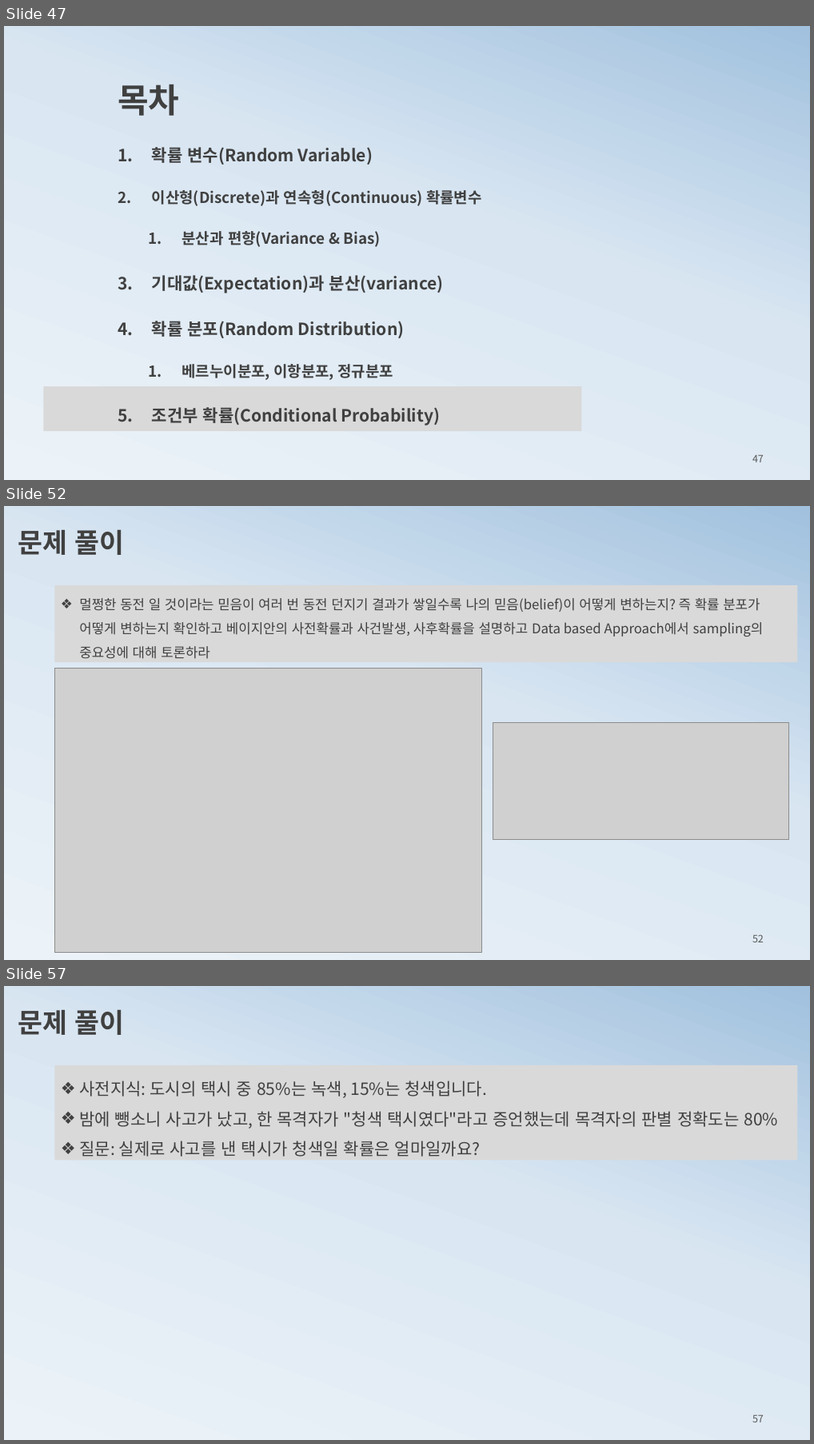
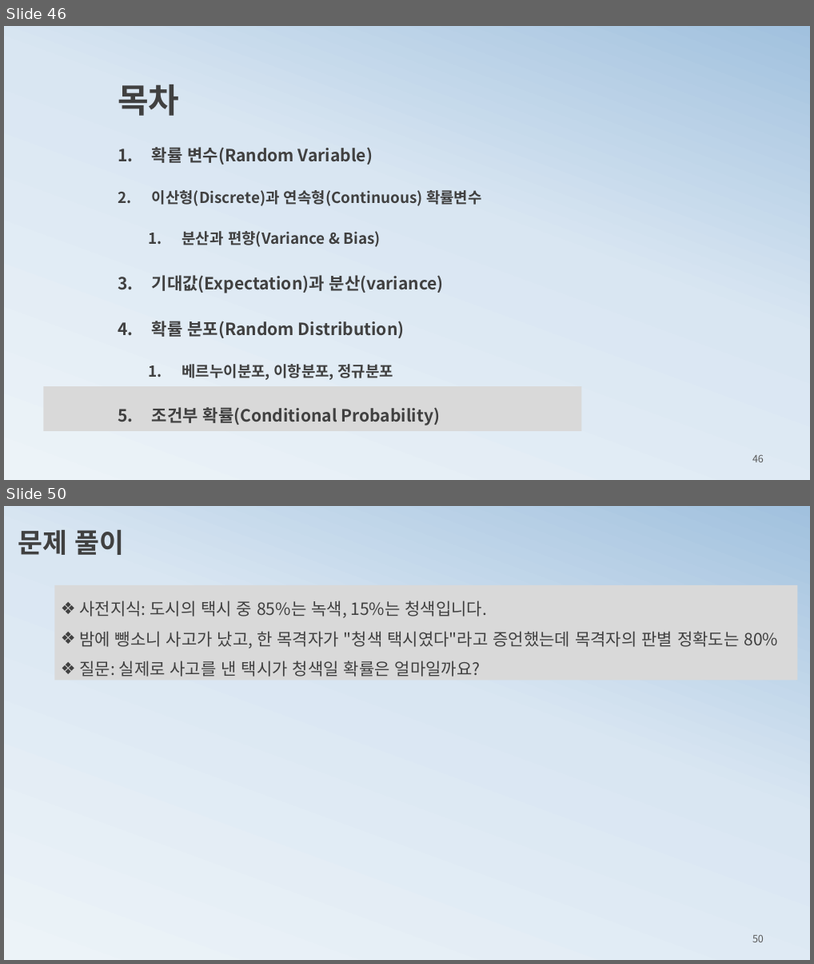
Before and after one commit to ancestor9/mathematics-for-machine-learning, a slide deck: 2_probability theory for machine learning.pptx. Shown one above the other, each under a label of ours: slides 47, 52 and 57 before the commit, slides 46 and 50 after it; the slides between them are not shown. The pictures are 814x1444 and 814x964 pixels, drawn with LibreOffice and Linux fonts; fonts in the diff are those of the drawing; grey boxes stand for pictures. Boxes give left, top, right and bottom in pixels: in the first picture for what was removed or moved away, otherwise in the second. Text is boxed around its words. In the diff, an @@ line names an element or a change of style, - is before the commit and + after.

```diff
--- a/2_probability theory for machine learning.pptx
+++ b/2_probability theory for machine learning.pptx
@@ slide 52 removed at (x1=4, y1=506, x2=810, y2=960), background gradient #ECF3F8 to #D9E6F2 to #A1C1DE @@
@@ text removed at (x1=18, y1=530, x2=124, y2=555) @@
-문제 풀이
@@ rectangle removed at (x1=55, y1=585, x2=798, y2=662) @@
-❖ 멀쩡한 동전 일 것이라는 믿음이 여러 번 동전 던지기 결과가 쌓일수록 나의 믿음(belief)이 어떻게 변하는지? 즉 확률 분포가 어떻게 변하는지 확인하고 베이지안의 사전확률과 사건발생, 사후확률을 설명하고 Data based Approach에서 sampling의 중요성에 대해 토론하라
@@ picture removed at (x1=55, y1=668, x2=482, y2=952) @@
@@ picture removed at (x1=493, y1=723, x2=790, y2=840) @@
@@ page number removed at (x1=753, y1=934, x2=764, y2=942) @@
-52
@@ what was slide 47 is now slide 46 @@
@@ page number at (x1=753, y1=454, x2=764, y2=462): text changed @@
-47
+46
@@ what was slide 57 is now slide 50 @@
@@ page number at (x1=753, y1=934, x2=764, y2=942): text changed @@
-57
+50
```
Also in this commit, not shown: 4 slides changed, 3 slides added, 11 other slides removed, 1 other file.
